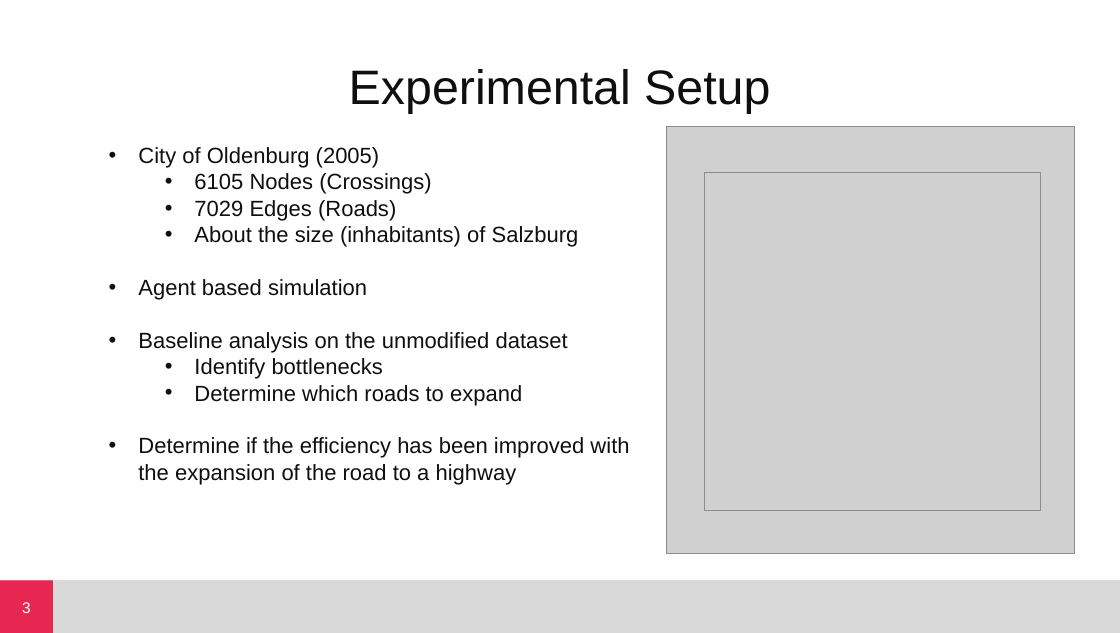
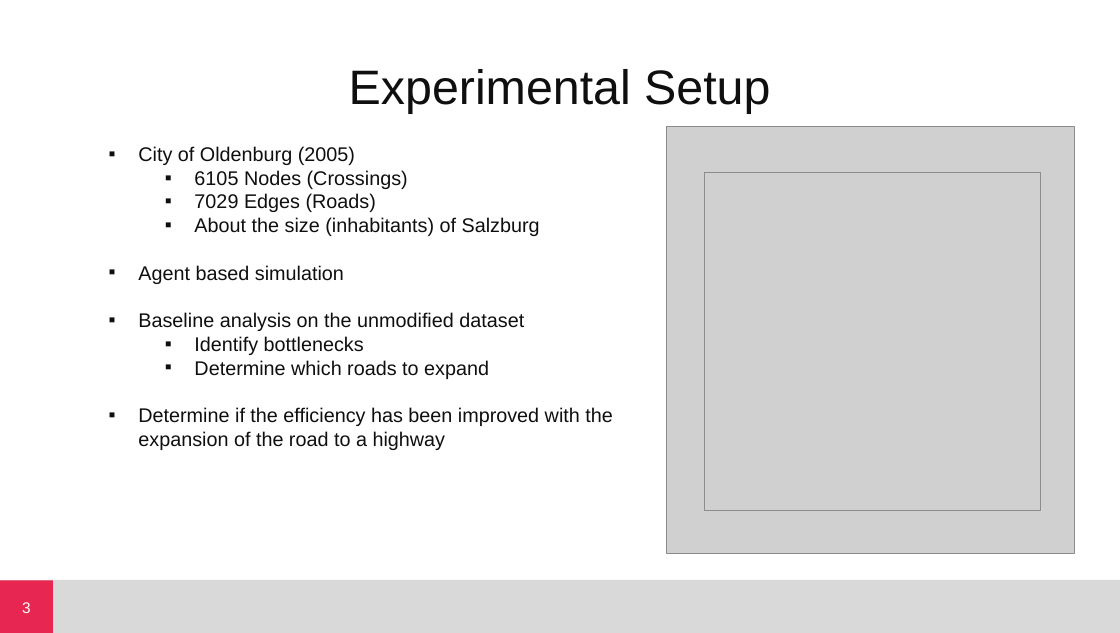
Before and after one commit to zlxxo/NetSci_Project, a slide deck: slide 3 of presentation.pptx. Drawn at 1120x633 pixels with LibreOffice and Linux fonts; fonts in the diff are those of the drawing; grey boxes stand for pictures. Boxes give left, top, right and bottom in pixels: in the first picture for what was removed or moved away, otherwise in the second. Text is boxed around its words. In the diff, an @@ line names an element or a change of style, - is before the commit and + after.

Commit message:
format presentation, extend methodology

```diff
--- a/presentation.pptx
+++ b/presentation.pptx
@@ text "City of Oldenburg (2005)" at (x1=138, y1=146, x2=612, y2=450): size 20 to 18 pt; bullet • to ▪ @@
```
Also in this commit, not shown: 4 other slides changed, 1 slide removed.
